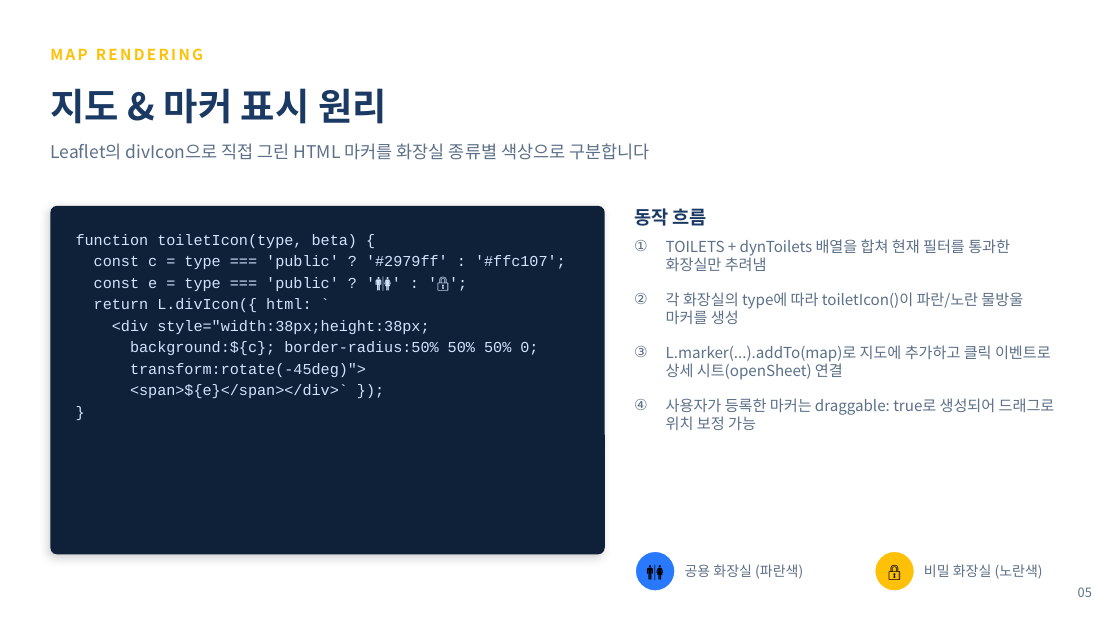
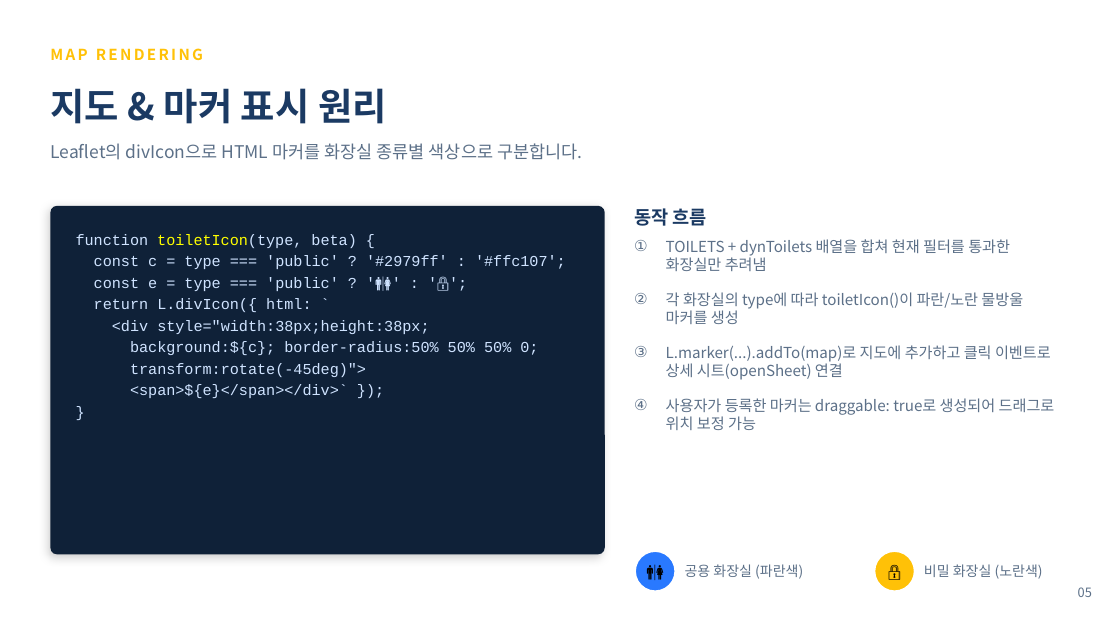
Before and after one commit to yejin2003/my-toilet-app, a slide deck: slide 5 of 어딨어_내_화장실_발표자료_최종.pptx. Drawn at 1120x630 pixels with LibreOffice and Linux fonts; fonts in the diff are those of the drawing. Boxes give left, top, right and bottom in pixels: in the first picture for what was removed or moved away, otherwise in the second. Text is boxed around its words. In the diff, an @@ line names an element or a change of style, - is before the commit and + after.

```diff
--- a/어딨어_내_화장실_발표자료_최종.pptx
+++ b/어딨어_내_화장실_발표자료_최종.pptx
@@ text at box(50, 143, 583, 160): text changed @@
-Leaflet의 divIcon으로 직접 그린 HTML 마커를 화장실 종류별 색상으로 구분합니다
+Leaflet의 divIcon으로 HTML 마커를 화장실 종류별 색상으로 구분합니다.
@@ text at box(76, 234, 356, 248): text colour #CFE3FF to #FFFF00 in "toiletIcon(type," @@
```
Also in this commit, not shown: 6 other slides changed.
